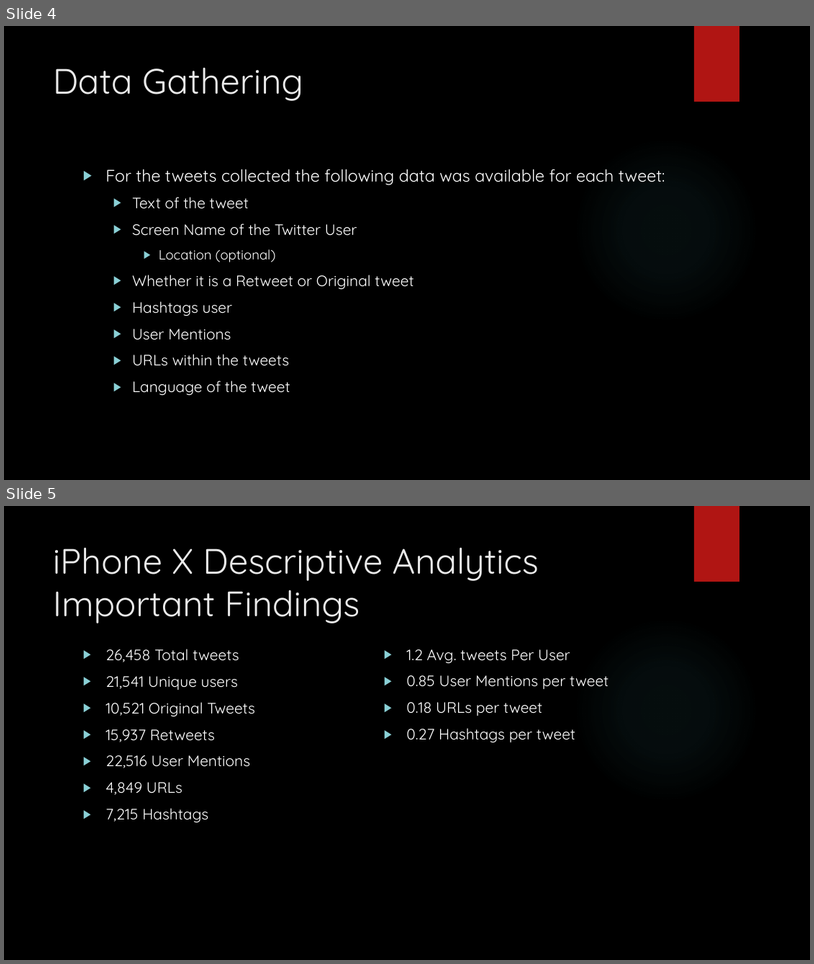
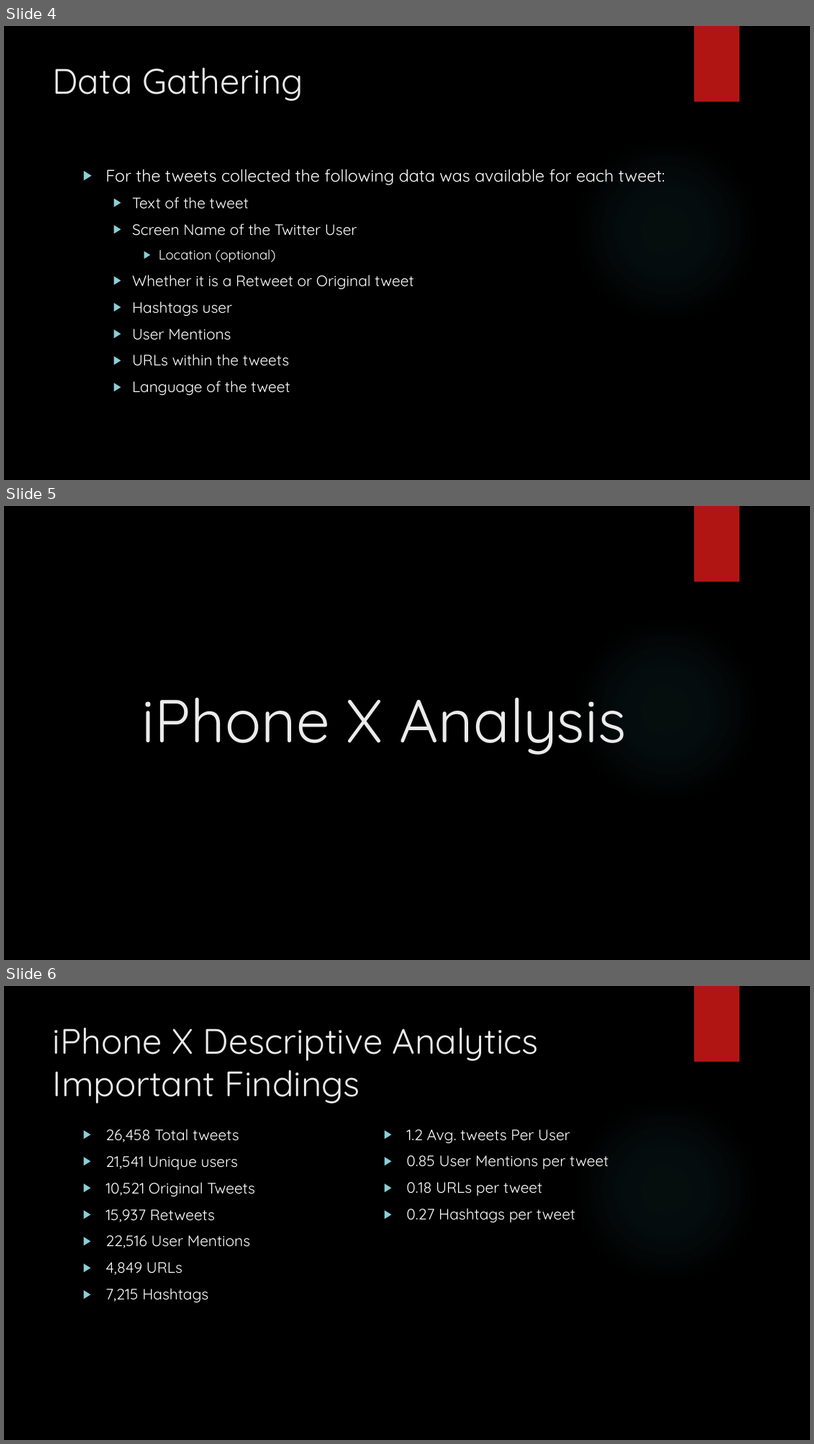
Before and after one commit to kevinbsc/FinalProject, a slide deck: FINAL_presentation_iphone_galaxy.pptx. Shown one above the other, each under a label of ours: slides 4 and 5 before the commit, slides 4, 5 and 6 after it. The pictures are 814x964 and 814x1444 pixels, drawn with LibreOffice and Linux fonts; fonts in the diff are those of the drawing; background and template pictures are left out. Boxes give left, top, right and bottom in pixels: in the first picture for what was removed or moved away, otherwise in the second. Text is boxed around its words. In the diff, an @@ line names an element or a change of style, - is before the commit and + after.

```diff
--- a/FINAL_presentation_iphone_galaxy.pptx
+++ b/FINAL_presentation_iphone_galaxy.pptx
@@ slide 5 added at (x1=4, y1=506, x2=810, y2=960), background picture (left out); not listed: 2 template elements that a slide beside it also shows @@
@@ title added at (x1=142, y1=698, x2=627, y2=754), 72 pt, text #EBEBEB @@
+iPhone X Analysis
@@ what was slide 5 is now slide 6 @@
```
Also in this commit, not shown: 2 slides changed, 7 other slides added, 1 other file.
